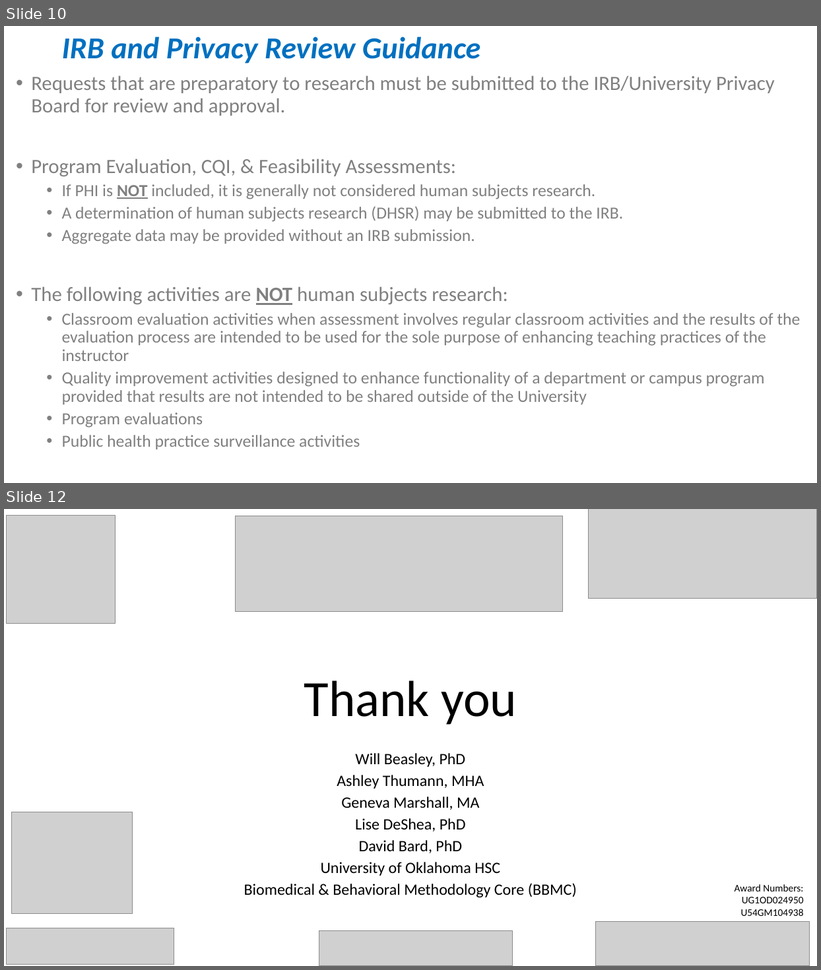
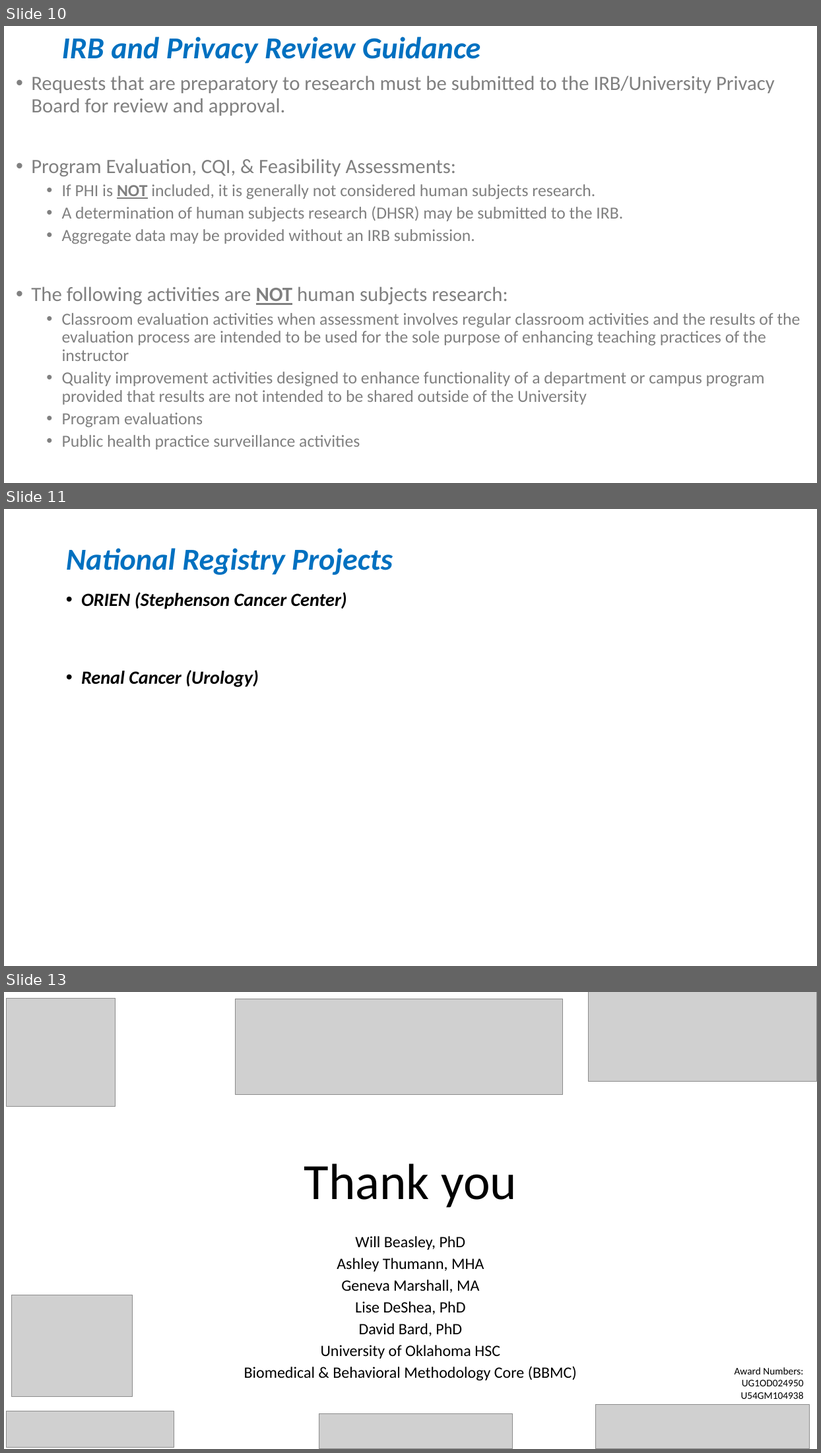
Before and after one commit to OuhscBbmc/prairie-outpost-public, a slide deck: publications/presentation-2020-12-ou-health/cdw-2020-12.pptx. Shown one above the other, each under a label of ours: slides 10 and 12 before the commit, slides 10, 11 and 13 after it; the slides between them are not shown. The pictures are 821x970 and 821x1453 pixels, drawn with LibreOffice and Linux fonts; fonts in the diff are those of the drawing; grey boxes stand for pictures; background and template pictures are left out. Boxes give left, top, right and bottom in pixels: in the first picture for what was removed or moved away, otherwise in the second. Text is boxed around its words. In the diff, an @@ line names an element or a change of style, - is before the commit and + after.

```diff
--- a/publications/presentation-2020-12-ou-health/cdw-2020-12.pptx
+++ b/publications/presentation-2020-12-ou-health/cdw-2020-12.pptx
@@ slide 11 added at box(4, 509, 817, 966), background #FFFFFF @@
@@ title added at box(66, 548, 393, 575), 36 pt, text #0070C0, bold, italic @@
+National Registry Projects
@@ text added at box(81, 592, 347, 687), 22 pt, text #000000, bold, italic @@
+• ORIEN (Stephenson Cancer Center)
+• Renal Cancer (Urology)
@@ what was slide 12 is now slide 13 @@
```
Also in this commit, not shown: 2 slides changed, 1 other file.
